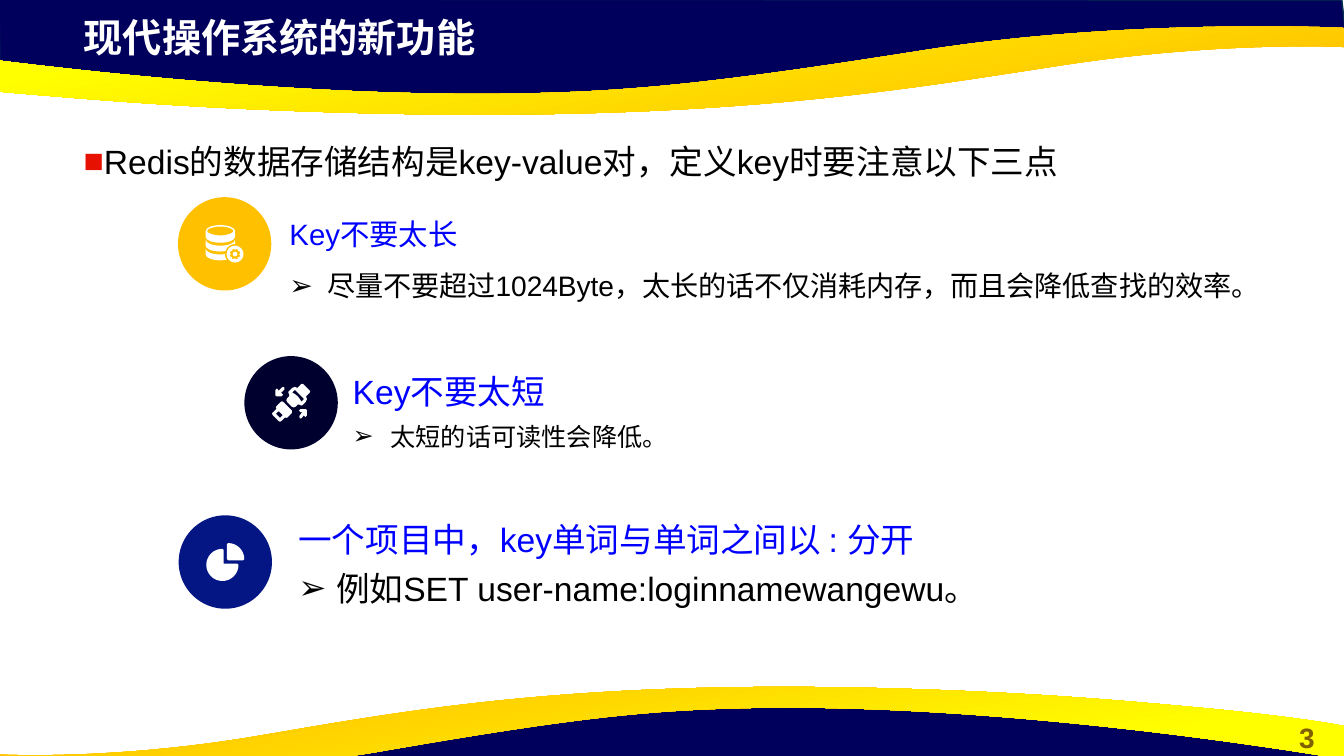
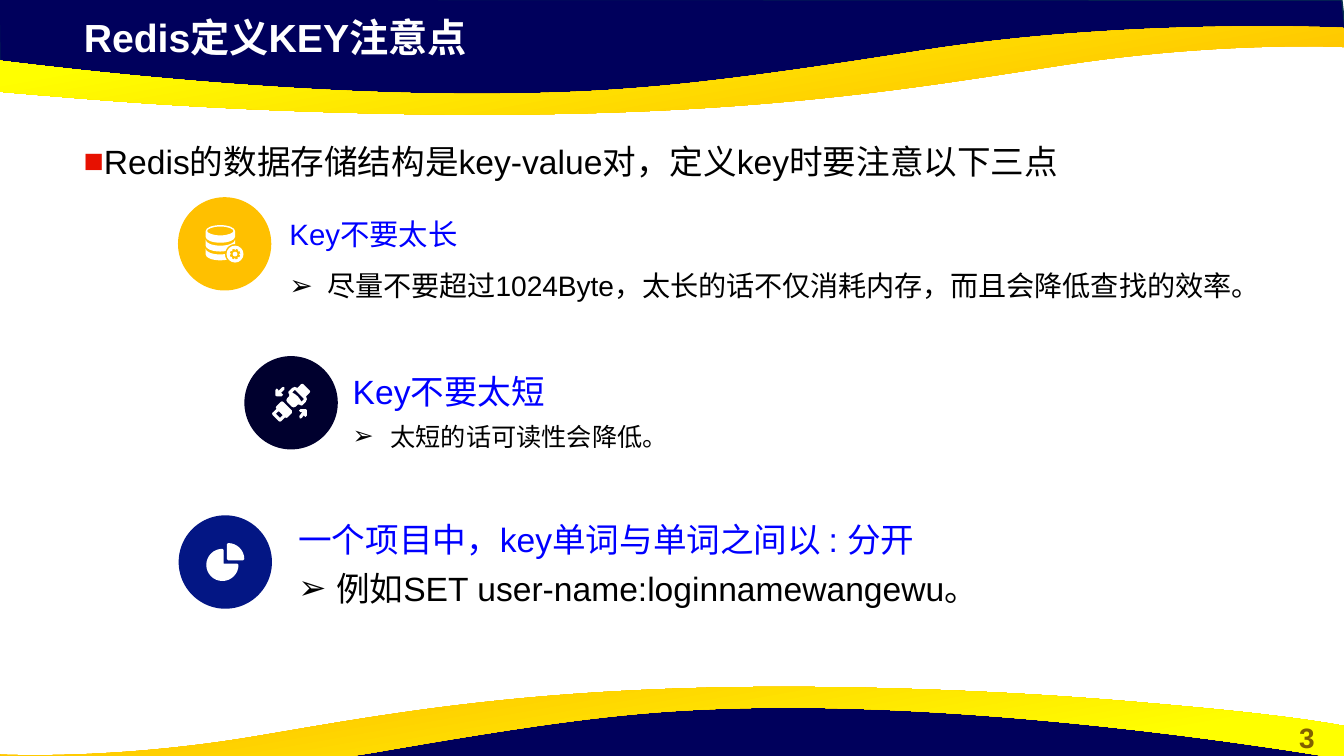
Before and after one commit to cxinping/Redis, a slide deck: slide 3 of ppt/第2章 Redis常用数据类型及命令.pptx. Drawn at 1344x756 pixels with LibreOffice and Linux fonts; fonts in the diff are those of the drawing; background and template pictures are left out. Boxes give left, top, right and bottom in pixels: in the first picture for what was removed or moved away, otherwise in the second. Text is boxed around its words. In the diff, an @@ line names an element or a change of style, - is before the commit and + after.

```diff
--- a/ppt/第2章 Redis常用数据类型及命令.pptx
+++ b/ppt/第2章 Redis常用数据类型及命令.pptx
@@ text at bbox=[84, 21, 467, 56]: text changed @@
-现代操作系统的新功能
+Redis定义KEY注意点
```
Also in this commit, not shown: 4 other slides changed, 1 slide removed, 1 other file.
